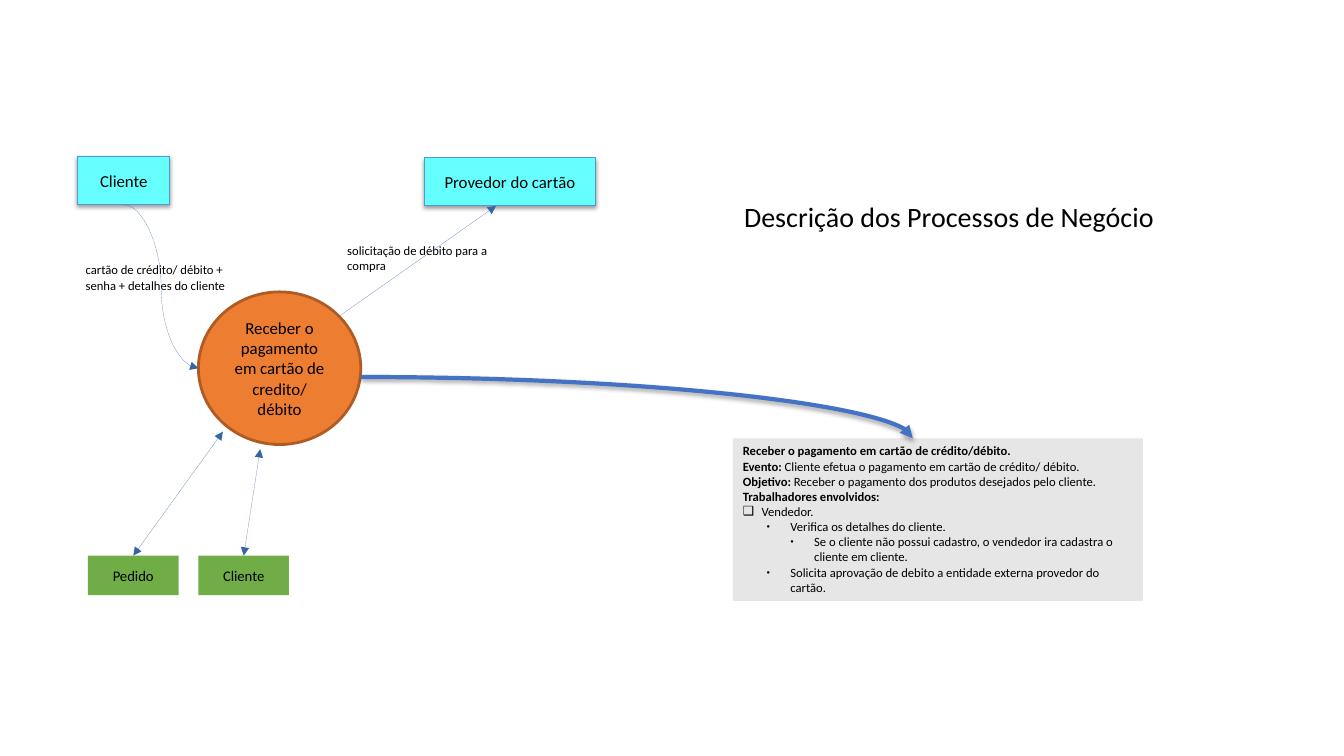
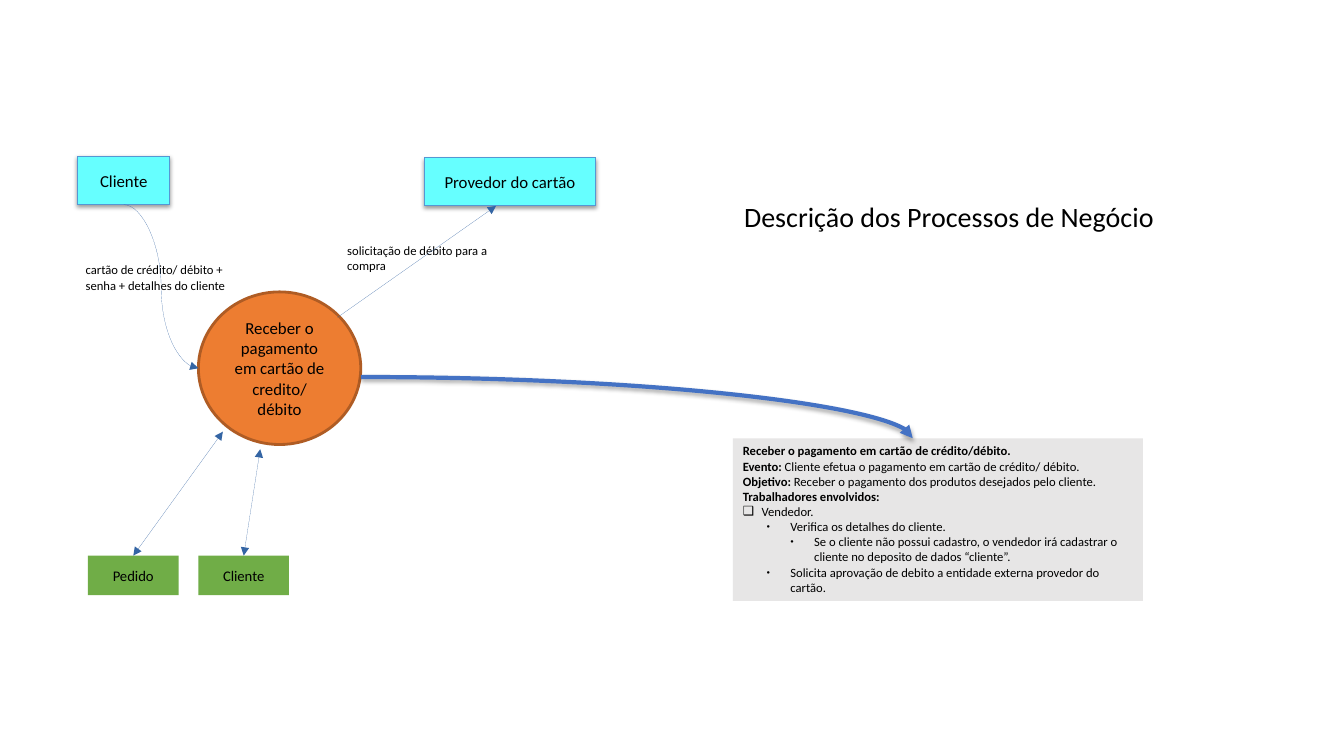
Before and after one commit to brendonimpacta/OPE_RequestSolved, a slide deck: slide 3 of 18. Descrição dos Processos de Negócio.pptx. Drawn at 1344x756 pixels with LibreOffice and Linux fonts; fonts in the diff are those of the drawing. Boxes give left, top, right and bottom in pixels: in the first picture for what was removed or moved away, otherwise in the second. Text is boxed around its words. In the diff, an @@ line names an element or a change of style, - is before the commit and + after.

```diff
--- a/18. Descrição dos Processos de Negócio.pptx
+++ b/18. Descrição dos Processos de Negócio.pptx
@@ text in rectangle at (814, 537, 1118, 563): text changed @@
-    ● Se o cliente não possui cadastro, o vendedor ira cadastra o cliente em cliente.
+    ● Se o cliente não possui cadastro, o vendedor irá cadastrar o cliente no deposito de dados “cliente”.
```
Also in this commit, not shown: 1 other slide changed.
